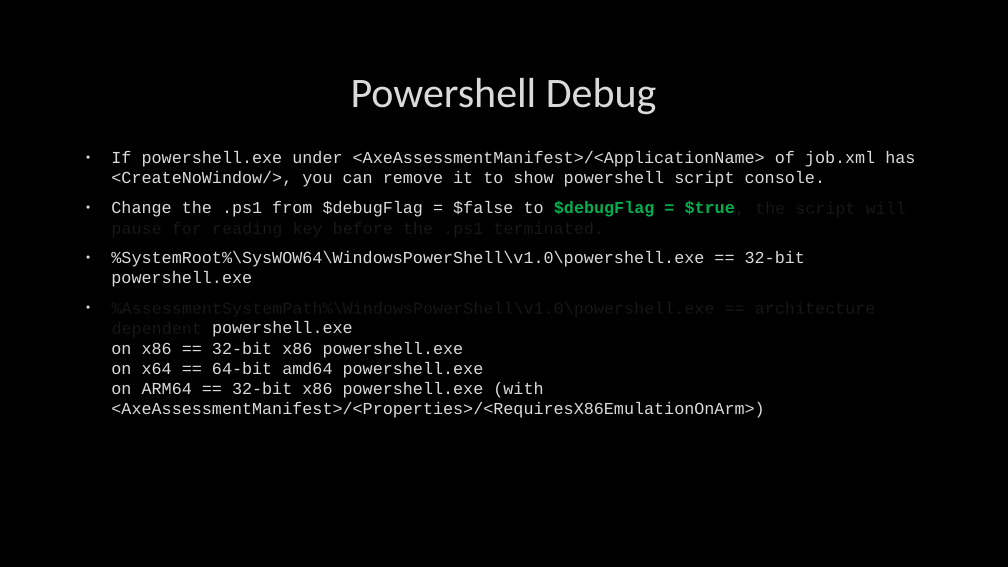
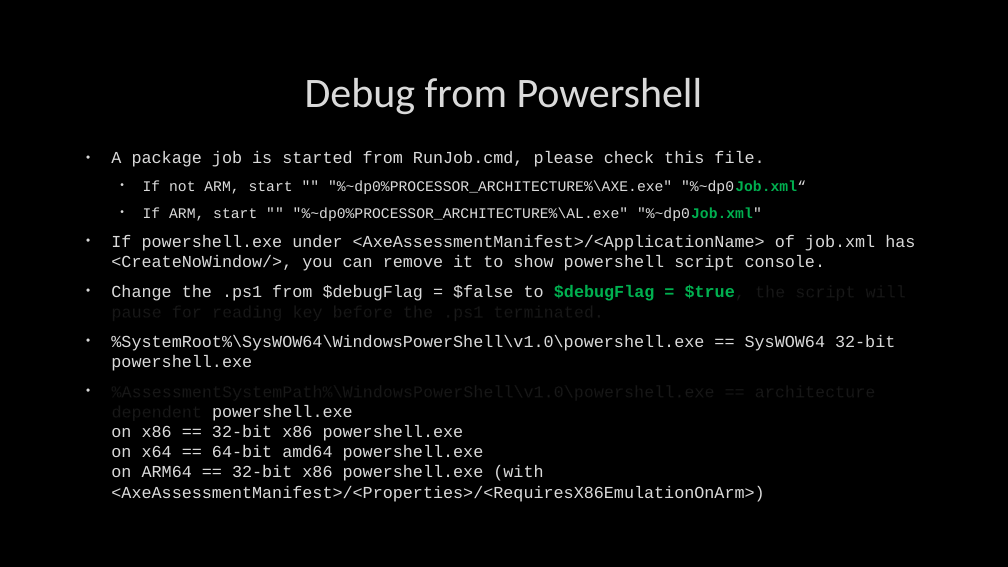
Before and after one commit to jjlee9/MyCapture, a slide deck: slide 8 of ADK.pptx. Drawn at 1008x567 pixels with LibreOffice and Linux fonts; fonts in the diff are those of the drawing; background and template pictures are left out. Boxes give left, top, right and bottom in pixels: in the first picture for what was removed or moved away, otherwise in the second. Text is boxed around its words. In the diff, an @@ line names an element or a change of style, - is before the commit and + after.

Commit message:
automation start and WPT files

```diff
--- a/ADK.pptx
+++ b/ADK.pptx
@@ title at <box>305,78,703,115</box>: text changed @@
-Powershell Debug
+Debug from Powershell
@@ text at <box>111,151,806,221</box>: paragraphs added @@
+• A package job is started from RunJob.cmd, please check this file.
+  • If not ARM, start "" "%~dp0%PROCESSOR_ARCHITECTURE%\AXE.exe" "%~dp0Job.xml“
+  • If ARM, start "" "%~dp0%PROCESSOR_ARCHITECTURE%\AL.exe" "%~dp0Job.xml"
@@ text at <box>111,335,895,371</box>: text changed @@
-• %SystemRoot%\SysWOW64\WindowsPowerShell\v1.0\powershell.exe == 32-bit powershell.exe
+• %SystemRoot%\SysWOW64\WindowsPowerShell\v1.0\powershell.exe == SysWOW64 32-bit powershell.exe
```
Also in this commit, not shown: 3 other slides changed.
